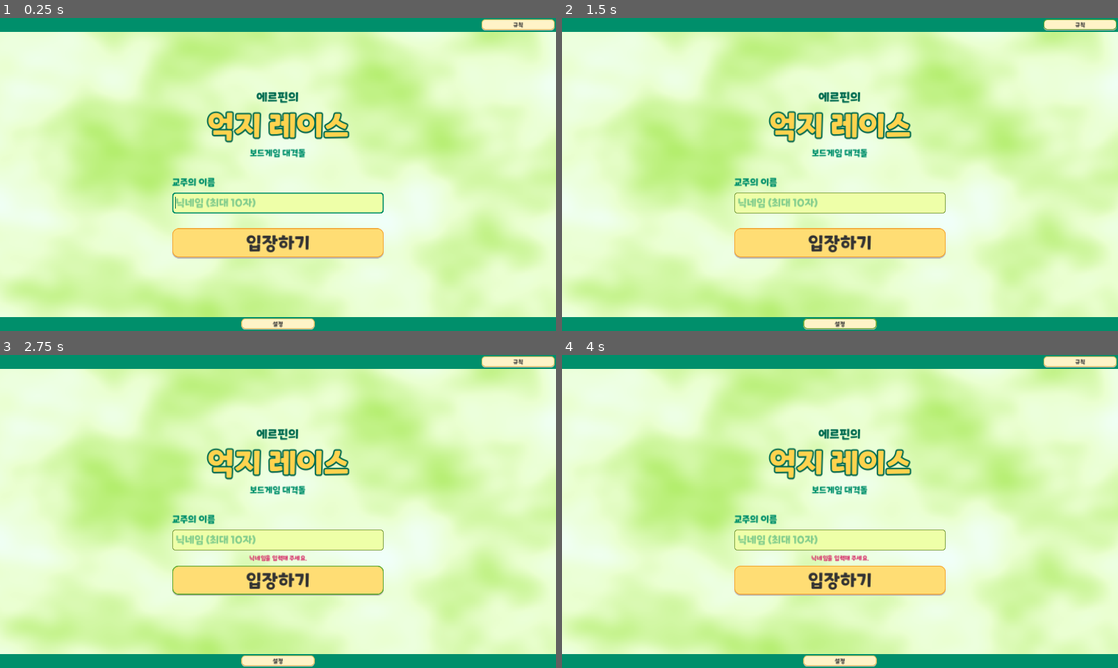
Above: before the commit, frames 1-4 (two rows, left to right).
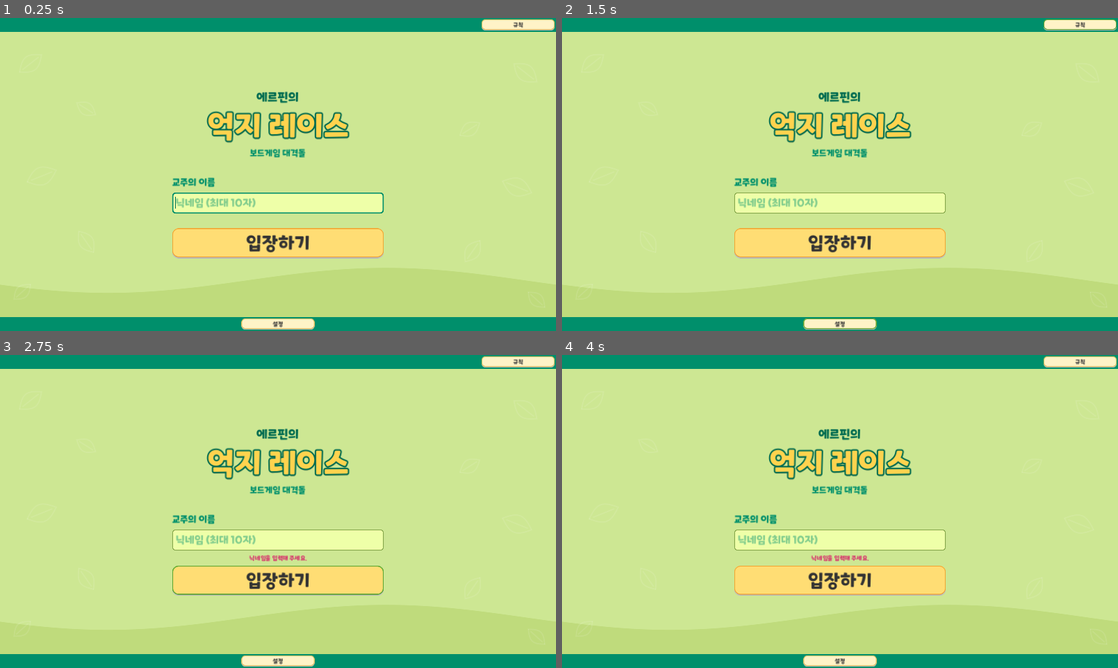
Above: after the commit, the same moments.

Repository: mayjohn66-cmd/TRG
Game: Godot game, scene res://scenes/start_menu.tscn
Same seed, same stepped clock (60 frames per second), same inputs: the game is played once before the commit and once after it.
Inputs:
- Up to frame 1 (0.25 s): no input
- Up to frame 2 (1.5 s): click "설정" at 0.5 s; click "규칙" at 1.25 s
- Up to frame 3 (2.75 s): click "입장하기" at 2 s
- Up to frame 4 (4 s): click "규칙" at 2.75 s; click "닫기" at 3.5 s

The runs differ from the first frame. In frame 1, 63% of the frame differs, in the area x 0-100%, y 4-96%; in frame 2, 63%; in frame 3, 63%; in frame 4, 63%.

Commit message:
feat: apply deterministic light green lobby background

Diff:
--- /dev/null
+++ b/scenes/lobby_background.gd
@@ -0,0 +1,57 @@
+## Shared, deterministic lobby backdrop. Geometry stays independent of menu input.
+extends Control
+
+const REFERENCE_SIZE: Vector2 = Vector2(1920, 1080)
+const BASE: Color = Color("cde793")
+const LOWER_CURVE: Color = Color("bfdb7c")
+const LEAF: Color = Color("f9f9f31a") # 26 / 255 alpha, approximately 10%.
+const LEAF_STROKE: float = 2.5
+## Normalized center, length at reference resolution, rotation in degrees.
+## All ornament contours stay outside the central 60% of the viewport.
+const LEAVES: Array[Vector4] = [
+	Vector4(0.055, 0.145, 96, -38),
+	Vector4(0.155, 0.290, 76, 32),
+	Vector4(0.075, 0.505, 108, -22),
+	Vector4(0.155, 0.715, 88, 55),
+	Vector4(0.040, 0.875, 76, -42),
+	Vector4(0.945, 0.175, 100, -142),
+	Vector4(0.845, 0.355, 80, 148),
+	Vector4(0.930, 0.540, 108, -158),
+	Vector4(0.850, 0.745, 88, 125),
+	Vector4(0.965, 0.900, 76, -138),
+]
+
+
+func _ready() -> void:
+	mouse_filter = Control.MOUSE_FILTER_IGNORE
+	resized.connect(queue_redraw)
+	queue_redraw()
+
+
+func _draw() -> void:
+	draw_rect(Rect2(Vector2.ZERO, size), BASE)
+	var curve := PackedVector2Array()
+	for i: int in range(97):
+		var x: float = float(i) / 96.0
+		var y: float = 0.84 + 0.04 * sin(TAU * x + 0.35)
+		curve.append(Vector2(x * size.x, y * size.y))
+	curve.append(size)
+	curve.append(Vector2(0, size.y))
+	draw_colored_polygon(curve, LOWER_CURVE)
+	draw_polyline(curve.slice(0, 97), LOWER_CURVE, 1.5, true)
+	# Uniform ornament scaling prevents stretching on wide/tall screens.
+	var scale_factor: float = minf(size.x / REFERENCE_SIZE.x, size.y / REFERENCE_SIZE.y)
+	for leaf: Vector4 in LEAVES:
+		_draw_leaf(Vector2(leaf.x, leaf.y) * size, leaf.z * scale_factor, deg_to_rad(leaf.w), scale_factor)
+
+
+func _draw_leaf(center: Vector2, length_px: float, angle: float, scale_factor: float) -> void:
+	var contour := PackedVector2Array()
+	for side: float in [1.0, -1.0]:
+		for i: int in range(25):
+			var t: float = float(i) / 24.0 if side > 0 else 1.0 - float(i) / 24.0
+			var point := Vector2((t - 0.5) * length_px, side * sin(PI * t) * length_px * 0.28)
+			contour.append(center + point.rotated(angle))
+	contour.append(contour[0])
+	draw_polyline(contour, LEAF, maxf(LEAF_STROKE * scale_factor, 1.0), true)
+	draw_line(center + Vector2(-length_px * 0.36, 0).rotated(angle), center + Vector2(length_px * 0.36, 0).rotated(angle), LEAF, maxf(LEAF_STROKE * scale_factor, 1.0), true)
--- a/scenes/lobby_theme.gd
+++ b/scenes/lobby_theme.gd
@@ -1,8 +1,10 @@
 # File: res://scenes/lobby_theme.gd
 # Class: class_name LobbyTheme
-# Role: 시작 메뉴·로비 화면이 함께 쓰는 밝은 민트/청록 테마 부품. 구름무늬 배경, 위·아래 청록 띠(뒤로가기·제목·규칙 / 이름·설정), 굵은 카드형 모드 버튼, 이중 테두리 큰 버튼, 팝업 틀, 규칙·설정 팝업을 만든다
+# Role: 시작 메뉴·로비 공통 부품. 연두색 잎사귀 배경, 위·아래 띠, 모드 카드, 버튼과 팝업을 만든다.
 class_name LobbyTheme
 extends RefCounted
+
+const BACKGROUND_SCRIPT: Script = preload("res://scenes/lobby_background.gd")
 
 const TEAL: Color = Color("008f6b")
 const TEAL_DARK: Color = Color("006b50")
@@ -47,31 +49,14 @@
 	return item
 
 
-## 구름무늬 민트 배경 (잔물결 소음 + 부드러운 그라데이션). 부모의 가장 아래에 깔린다.
-static func add_background(parent: Control, greener: bool = false) -> void:
-	var base := ColorRect.new()
-	base.color = Color("a8e6cf") if not greener else Color("8fd35a")
-	base.set_anchors_preset(Control.PRESET_FULL_RECT)
-	base.mouse_filter = Control.MOUSE_FILTER_IGNORE
-	parent.add_child(base)
-	var noise := FastNoiseLite.new()
-	noise.noise_type = FastNoiseLite.TYPE_SIMPLEX_SMOOTH
-	noise.frequency = 0.006
-	noise.fractal_octaves = 3
-	var ramp := Gradient.new()
-	ramp.colors = PackedColorArray([Color("7fdcbd") if not greener else Color("b4ee6e"), Color("c7f6e6") if not greener else Color("eaffd0"), Color("f1fffa")])
-	ramp.offsets = PackedFloat32Array([0.0, 0.55, 1.0])
-	var texture := NoiseTexture2D.new()
-	texture.noise = noise
-	texture.color_ramp = ramp
-	texture.width = 512
-	texture.height = 384
-	var clouds := TextureRect.new()
-	clouds.texture = texture
-	clouds.stretch_mode = TextureRect.STRETCH_SCALE
-	clouds.set_anchors_preset(Control.PRESET_FULL_RECT)
-	clouds.mouse_filter = Control.MOUSE_FILTER_IGNORE
-	parent.add_child(clouds)
+## 연두색 단색 바탕 + 아래쪽 곡선 + 가장자리 잎 윤곽. 시작 메뉴와 방 로비에 공통 적용.
+## 기존 호출 인자는 유지하되 같은 팔레트를 사용한다.
+static func add_background(parent: Control, _greener: bool = false) -> void:
+	var background: Control = BACKGROUND_SCRIPT.new()
+	background.name = "LobbyBackground"
+	background.mouse_filter = Control.MOUSE_FILTER_IGNORE
+	background.set_anchors_preset(Control.PRESET_FULL_RECT)
+	parent.add_child(background)
 
 
 ## 위쪽 청록 띠: [뒤로가기] 제목 ............ [규칙]. 반환: {"bar", "back", "title", "right"}
Binary file added: docs/ui-trial/lobby-background-v01.png
Not shown, added: docs/ui-trial/lobby-background-v01.md
